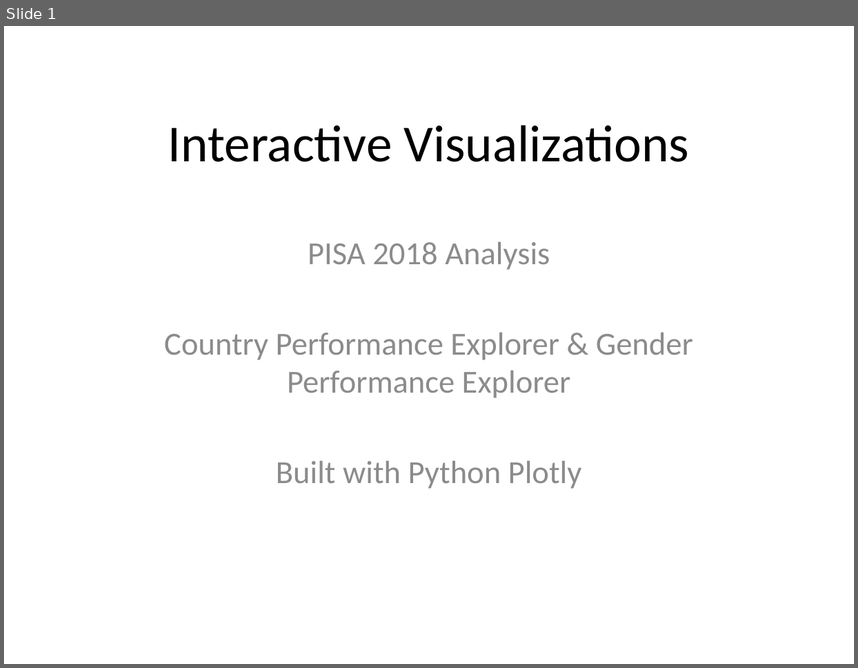
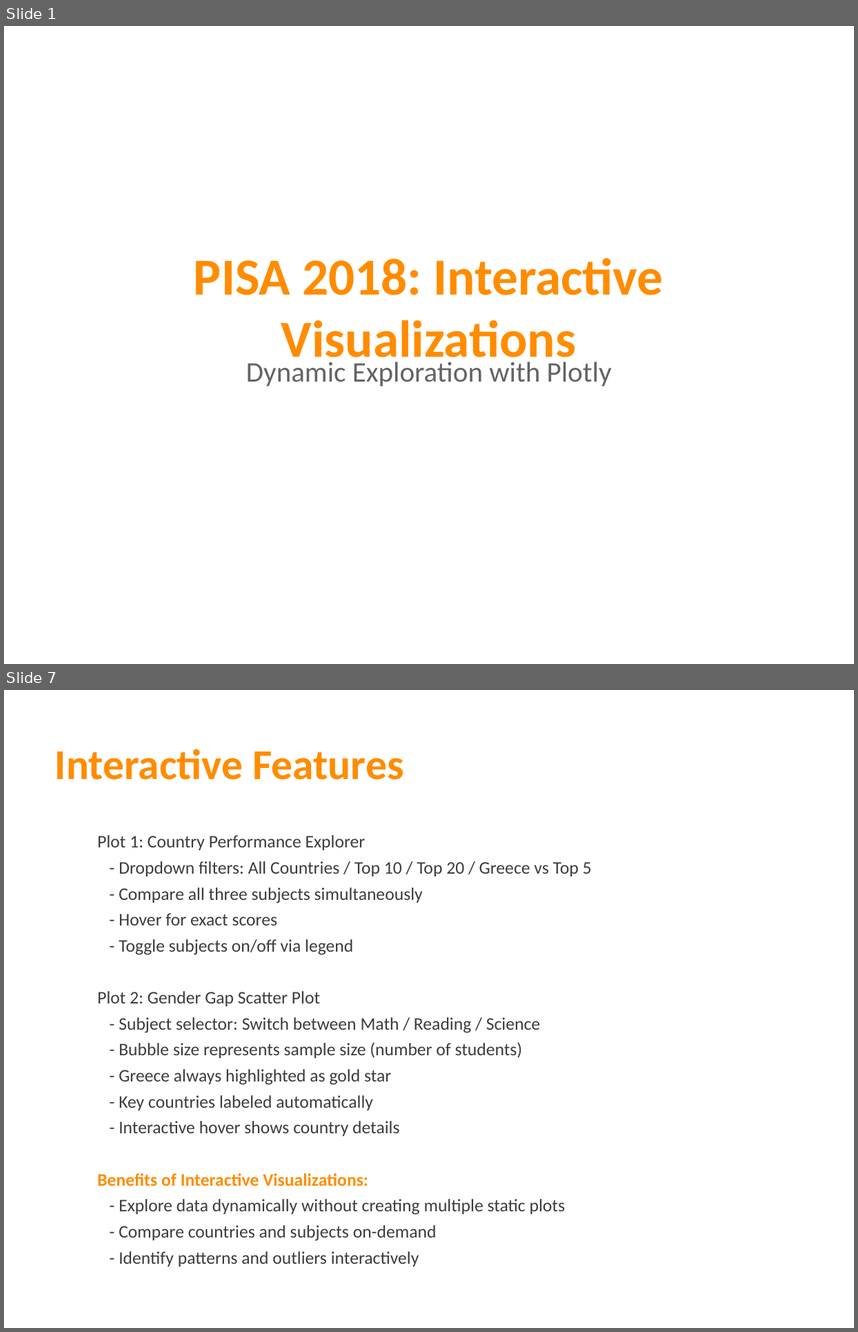
Before and after one commit to kitsakisGk/Masters_AUEB, a slide deck: Data_visualization/Assignment_1/PISA_2018_Interactive_Plots.pptx. Shown one above the other, each under a label of ours: slide 1 before the commit, slides 1 and 7 after it; the slides between them are not shown. The pictures are 858x668 and 858x1332 pixels, drawn with LibreOffice and Linux fonts; fonts in the diff are those of the drawing. Boxes give left, top, right and bottom in pixels: in the first picture for what was removed or moved away, otherwise in the second. Text is boxed around its words. In the diff, an @@ line names an element or a change of style, - is before the commit and + after.

Commit message:
Update Data Visualization Assignment 1: Replace with EDA notebook and reorganize plots

```diff
--- a/Data_visualization/Assignment_1/PISA_2018_Interactive_Plots.pptx
+++ b/Data_visualization/Assignment_1/PISA_2018_Interactive_Plots.pptx
@@ slide 7 added at box(4, 690, 854, 1328), background #FFFFFF @@
@@ text added at box(55, 749, 404, 780), 36 pt, text #FF8C00, bold @@
+Interactive Features
@@ text added at box(97, 835, 592, 1266), 15 pt, text #3C3C3C @@
+Plot 1: Country Performance Explorer
+- Dropdown filters: All Countries / Top 10 / Top 20 / Greece vs Top 5
+- Compare all three subjects simultaneously
+- Hover for exact scores
+- Toggle subjects on/off via legend
+Plot 2: Gender Gap Scatter Plot
+- Subject selector: Switch between Math / Reading / Science
+- Bubble size represents sample size (number of students)
+- Greece always highlighted as gold star
+- Key countries labeled automatically
+- Interactive hover shows country details
+Benefits of Interactive Visualizations:
+- Explore data dynamically without creating multiple static plots
+- Compare countries and subjects on-demand
+- Identify patterns and outliers interactively
@@ slide 1 changed as well @@
@@ text "PISA 2018: Interactive Visualizations" at box(194, 258, 663, 369): vertical alignment middle to top @@
@@ text at box(194, 258, 663, 369): text changed; text colour #000000 to #FF8C00; bold on @@
-Interactive Visualizations
+PISA 2018: Interactive Visualizations
@@ text at box(246, 361, 612, 386): text changed; size 27.2 to 24 pt; text colour #8C8C8C to #646464 @@
-PISA 2018 Analysis
-Country Performance Explorer & Gender Performance Explorer
-Built with Python Plotly
+Dynamic Exploration with Plotly
```
Also in this commit, not shown: 2 other slides changed, 3 other slides added, 9 slides removed, 37 other files.
